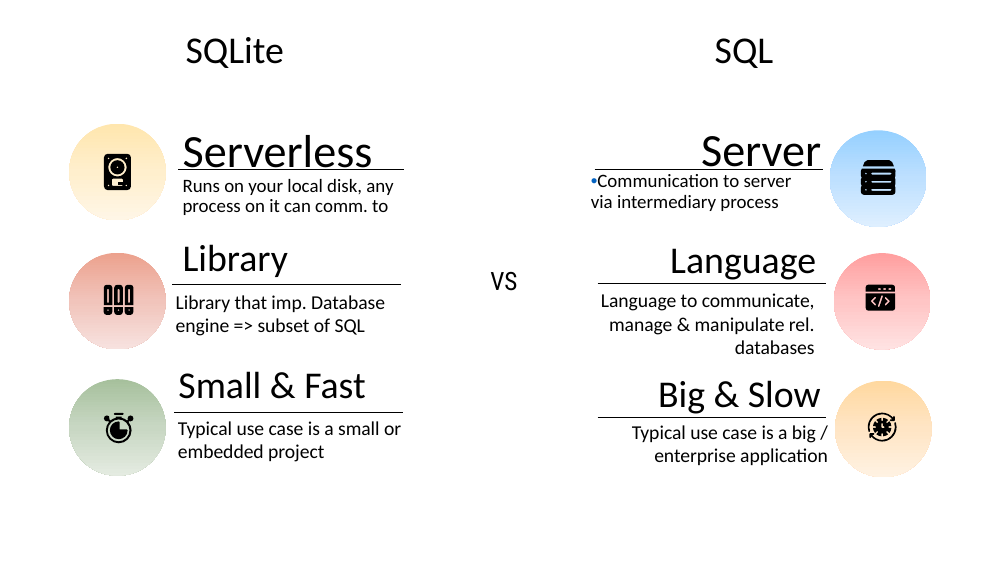
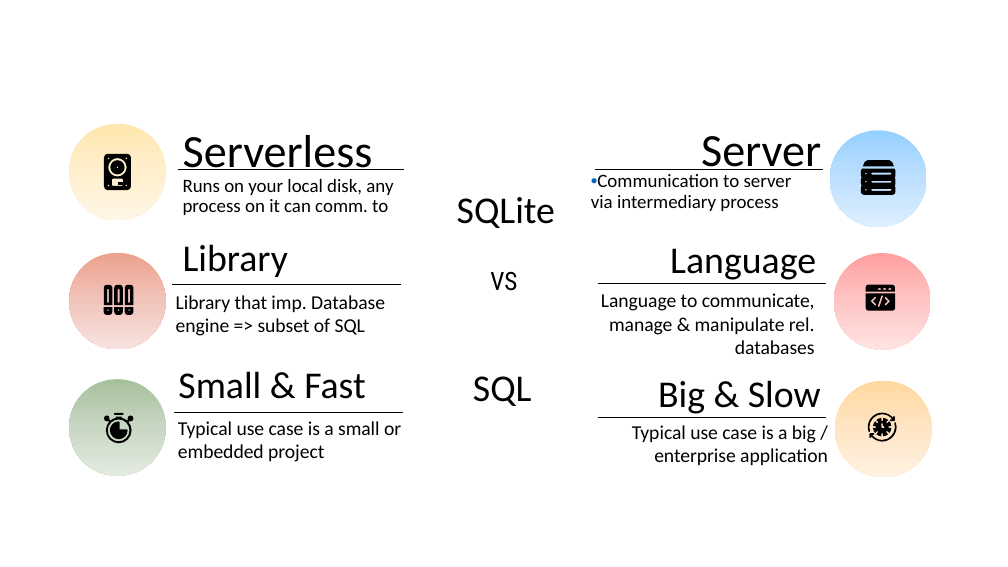
Before and after one commit to AntonioPirani/SQLiteProject, a slide deck: slide 17 of Presentation.pptx (slide 18 before the commit). Drawn at 1008x567 pixels with LibreOffice and Linux fonts; fonts in the diff are those of the drawing. Boxes give left, top, right and bottom in pixels: in the first picture for what was removed or moved away, otherwise in the second. Text is boxed around its words. In the diff, an @@ line names an element or a change of style, - is before the commit and + after.

```diff
--- a/Presentation.pptx
+++ b/Presentation.pptx
@@ text added at <box>457,197,555,228</box>, 36 pt, text #000000 @@
+SQLite
@@ text at <box>473,376,532,406</box>: text changed @@
-SQLite SQL
+SQL
```
Also in this commit, not shown: 1 other slide changed, 1 slide removed.
